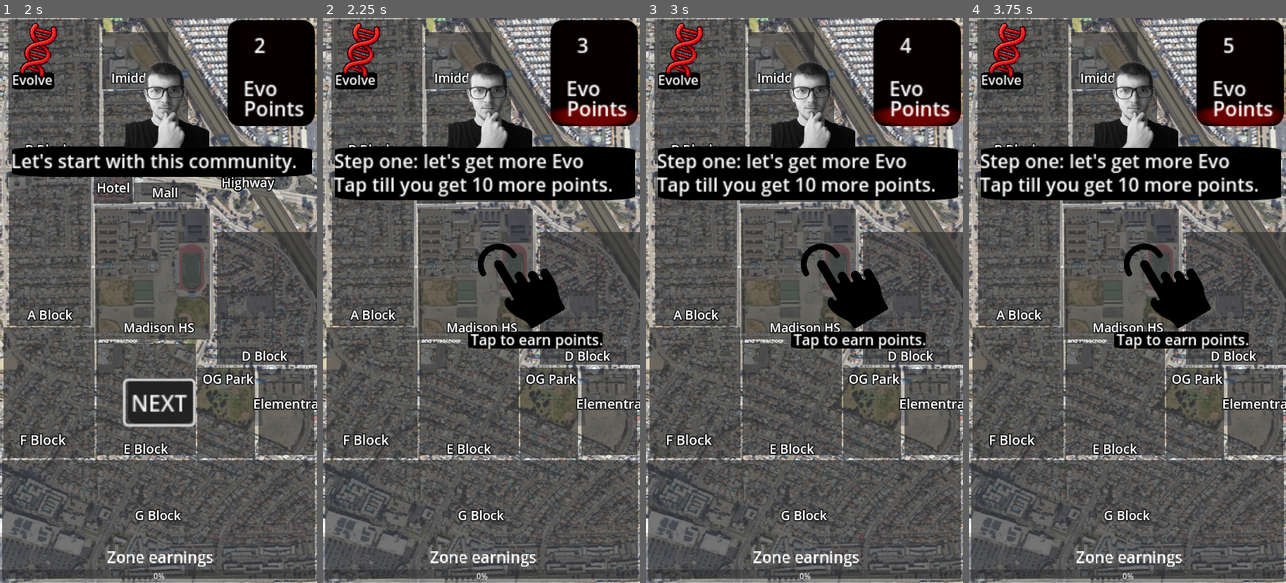
Above: before the commit, frames 1-4 (left to right).
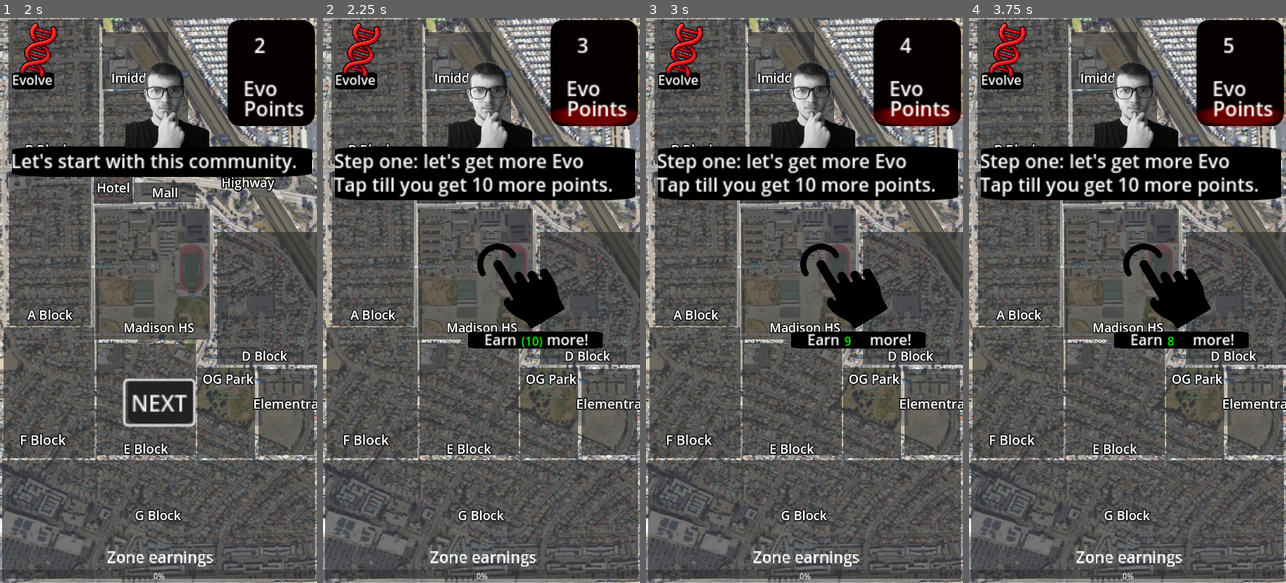
Above: after the commit, the same moments.

Repository: had2020/Slient_Killer
Game: Godot game, scene res://levels/world.tscn
Two runs of this game, one before a commit and one after it. Both use one fixed random seed, a clock stepped at 60 frames per second and the inputs below. Sound files missing from this copy of the repository are replaced by a short silence.
Inputs (mouse positions are in pixels of both pictures, inside the frame that each line leads up to):
- Up to frame 1 (2 s): click "NEXT" at 0.5 s; click "NEXT" at 1.25 s
- Up to frame 2 (2.25 s): click "NEXT" at 2 s
- Up to frame 3 (3 s): tap Enter at 2.75 s; move the mouse to (874, 272) at 2.77 s; press the mouse at (874, 272) at 2.78 s
- Up to frame 4 (3.75 s): tap Enter at 3.5 s; move the mouse to (1064, 328) at 3.52 s; release the mouse at (1064, 328) at 3.53 s; click (1064, 328) at 3.6 s

Frame 1 is identical in both runs. In frame 2, 0.7% of the frame differs, in the area x 46-89%, y 40-59%; in frame 3, 0.7%; in frame 4, 0.7%.

Commit message:
updates

Diff:
--- a/slient_killer/code/GM.gd
+++ b/slient_killer/code/GM.gd
@@ -8,12 +8,13 @@
 
 var played_cap = false;
 
-func _process(delta: float) -> void:
-	pass
-
 func _input(event: InputEvent) -> void:
 	if event.is_action_pressed("Tap"):
 
+		var tap_effect = preload("res://levels/tap_effect.tscn");
+		var tap_effect_init = tap_effect.instantiate();
+		tap_effect_init.global_position = event.global_position;
+		add_child(tap_effect_init);
 
 		if Globals.evo_points != 100:
 			Globals.evo_points += 1;
@@ -21,6 +22,7 @@
 			$Gui/Evo_points/Counter.text = str(Globals.evo_points);
 
 		if check_for_evo:
+			$Gui/Tutorial/earning/counter.text = str(int($Gui/Tutorial/earning/counter.text) - 1);
 			if check_to_evo == Globals.evo_points:
 				check_for_evo = false;
 				$Gui/story/Next_Button.visible = true;
--- a/slient_killer/levels/tap_effect.tscn
+++ b/slient_killer/levels/tap_effect.tscn
@@ -10,14 +10,16 @@
 anchor_bottom = 1.0
 grow_horizontal = 2
 grow_vertical = 2
+mouse_filter = 2
 script = ExtResource("1_fqul6")
 
 [node name="Timer" type="Timer" parent="."]
-wait_time = 0.5
+wait_time = 0.1
 one_shot = true
 autostart = true
 
 [node name="Sprite2D" type="Sprite2D" parent="."]
+scale = Vector2(0.2, 0.2)
 texture = ExtResource("2_rxwae")
 
 [connection signal="timeout" from="Timer" to="." method="_on_timer_timeout"]
--- a/slient_killer/levels/world.tscn
+++ b/slient_killer/levels/world.tscn
@@ -632,7 +632,7 @@
 offset_bottom = 40.0
 
 [node name="Tap" type="Sprite2D" parent="Gui/Tutorial/earning"]
-position = Vector2(402, 537)
+position = Vector2(401, 537)
 rotation = -0.53411
 scale = Vector2(0.3725, 0.3725)
 texture = ExtResource("9_687qm")
@@ -644,7 +644,8 @@
 offset_right = 447.0
 offset_bottom = 656.0
 scale = Vector2(1.86748, 1.86748)
-text = "Tap to earn points."
+text = "Earn        more!"
+horizontal_alignment = 1
 
 [node name="Icon" type="Sprite2D" parent="Gui/Tutorial/earning"]
 modulate = Color(0, 0, 0, 1)
@@ -652,6 +653,16 @@
 position = Vector2(434, 656)
 scale = Vector2(2.15922, 0.279995)
 texture = ExtResource("4_712nc")
+
+[node name="counter" type="Label" parent="Gui/Tutorial/earning"]
+modulate = Color(0, 1, 0, 1)
+layout_mode = 0
+offset_left = 405.0
+offset_top = 640.0
+offset_right = 445.0
+offset_bottom = 663.0
+scale = Vector2(1.53502, 1.53502)
+text = "(10)"
 
 [node name="Evolution_window" type="Control" parent="Gui"]
 anchors_preset = 0
